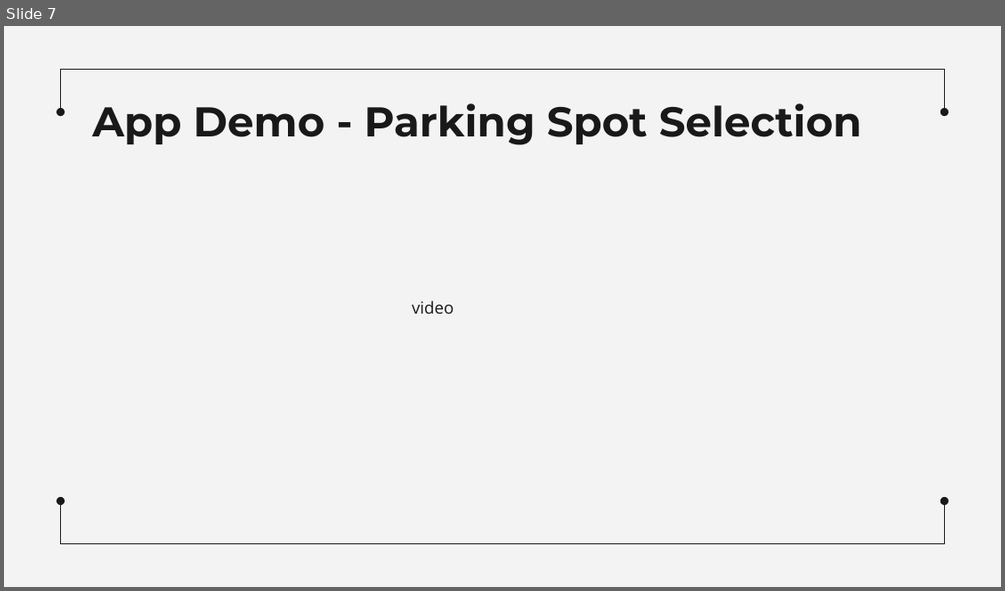
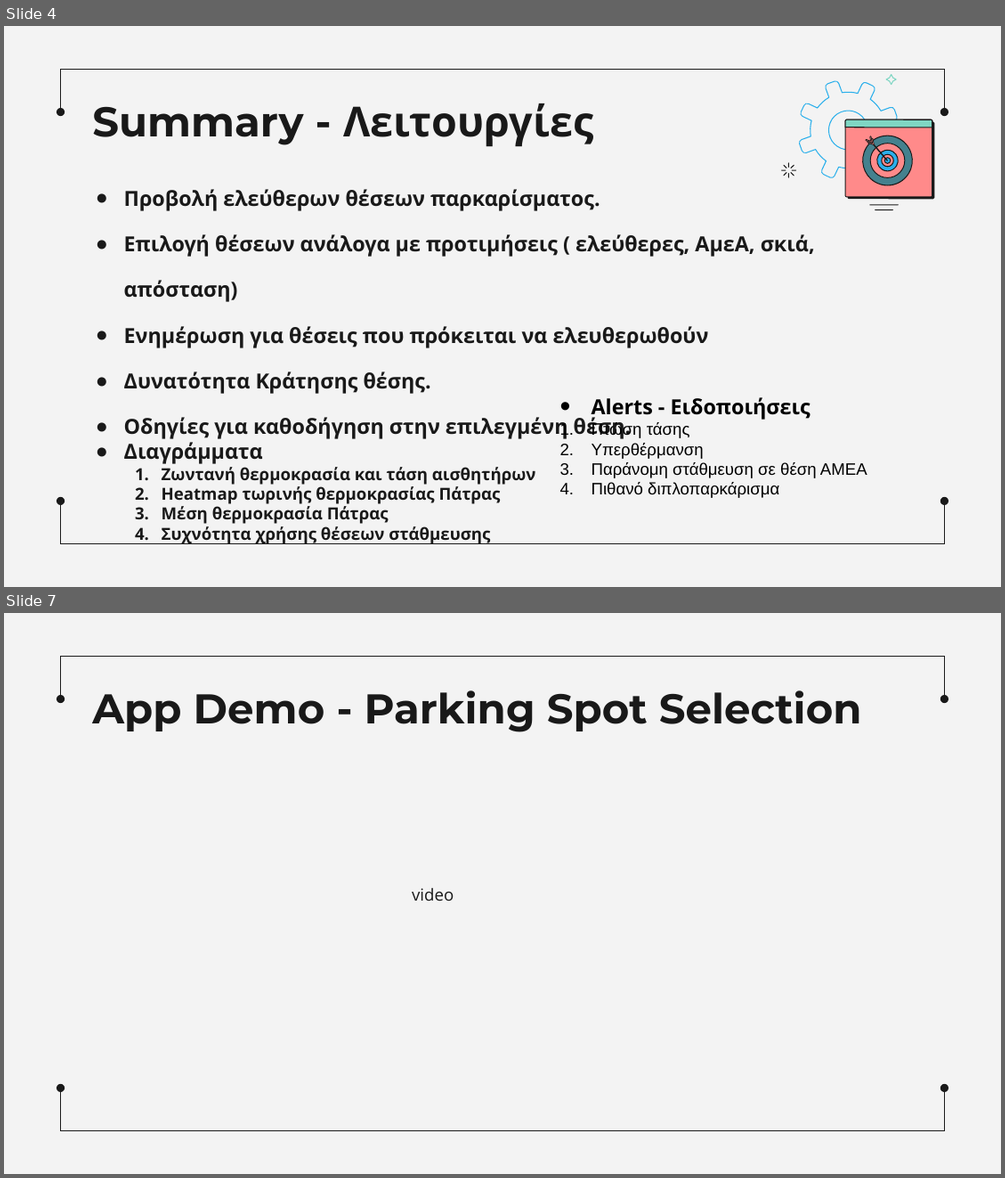
Before and after one commit to StavropoulosK/Internet-of-Things--Smart-City-Parking--Mqtt--Websockets--Grafana--Influxdb, a slide deck: Presentations/Final/Smart City Parking Final.pptx. Shown one above the other, each under a label of ours: slide 7 before the commit, slides 4 and 7 after it; the slides between them are not shown. The pictures are 1005x591 and 1005x1178 pixels, drawn with LibreOffice and Linux fonts; fonts in the diff are those of the drawing. Boxes give left, top, right and bottom in pixels: in the first picture for what was removed or moved away, otherwise in the second. Text is boxed around its words. In the diff, an @@ line names an element or a change of style, - is before the commit and + after.

```diff
--- a/Presentations/Final/Smart City Parking Final.pptx
+++ b/Presentations/Final/Smart City Parking Final.pptx
@@ slide 4 added at <box>4,26,1001,587</box>, background #F3F3F3; not listed: 6 template elements that a slide beside it also shows @@
@@ title added at <box>92,103,593,147</box>, 30 pt, text #191919, bold @@
+Summary - Λειτουργίες
@@ group added at <box>780,74,934,210</box>: 39 freeform shapes @@
@@ subtitle added at <box>124,189,815,544</box>, 15 pt, text #191919, bold @@
+● Προβολή ελεύθερων θέσεων παρκαρίσματος.
+● Επιλογή θέσεων ανάλογα με προτιμήσεις ( ελεύθερες, ΑμεΑ, σκιά, απόσταση)
+● Ενημέρωση για θέσεις που πρόκειται να ελευθερωθούν
+● Δυνατότητα Κράτησης θέσης.
+● Οδηγίες για καθοδήγηση στην επιλεγμένη θέση.
+● Διαγράμματα
+1. Ζωντανή θερμοκρασία και τάση αισθητήρων
+2. Heatmap τωρινής θερμοκρασίας Πάτρας
+3. Μέση θερμοκρασία Πάτρας
+4. Συχνότητα χρήσης θέσεων στάθμευσης
@@ text added at <box>591,397,867,498</box>, 12 pt, text #000000 @@
+• Alerts - Ειδοποιήσεις
+1. Πτώση τάσης
+2. Υπερθέρμανση
+3. Παράνομη στάθμευση σε θέση ΑΜΕΑ
+4. Πιθανό διπλοπαρκάρισμα
```
Also in this commit, not shown: 3 slides changed, 2 other slides added, 1 slide removed.
